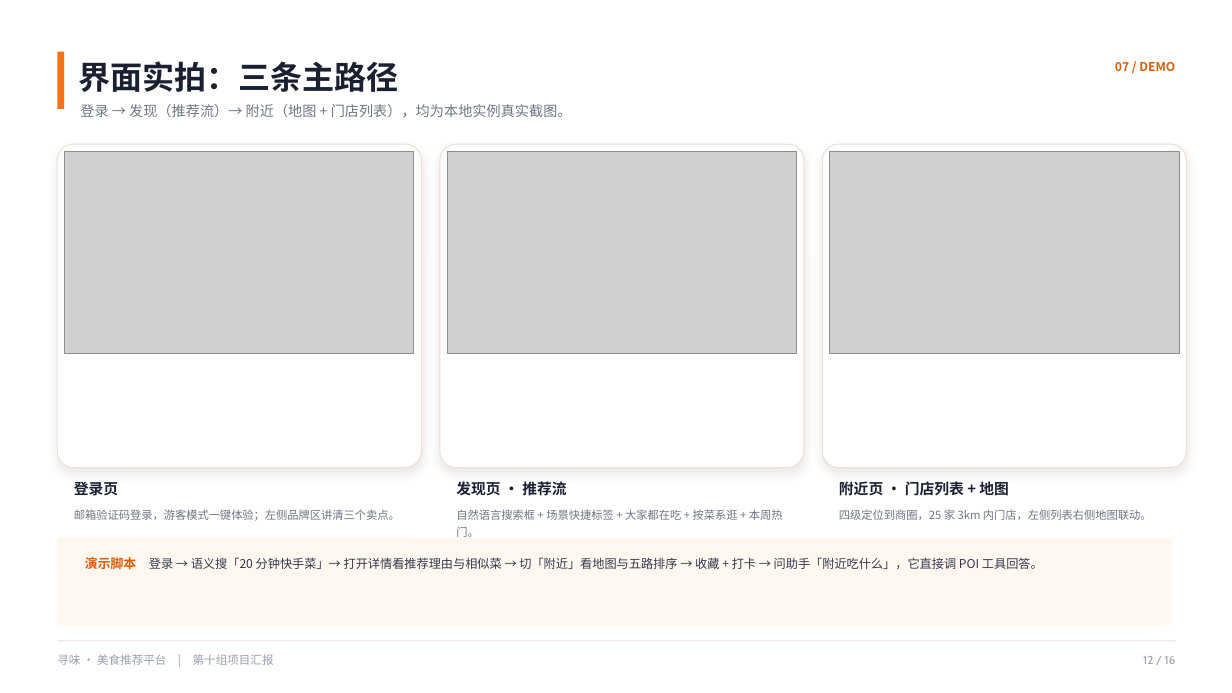
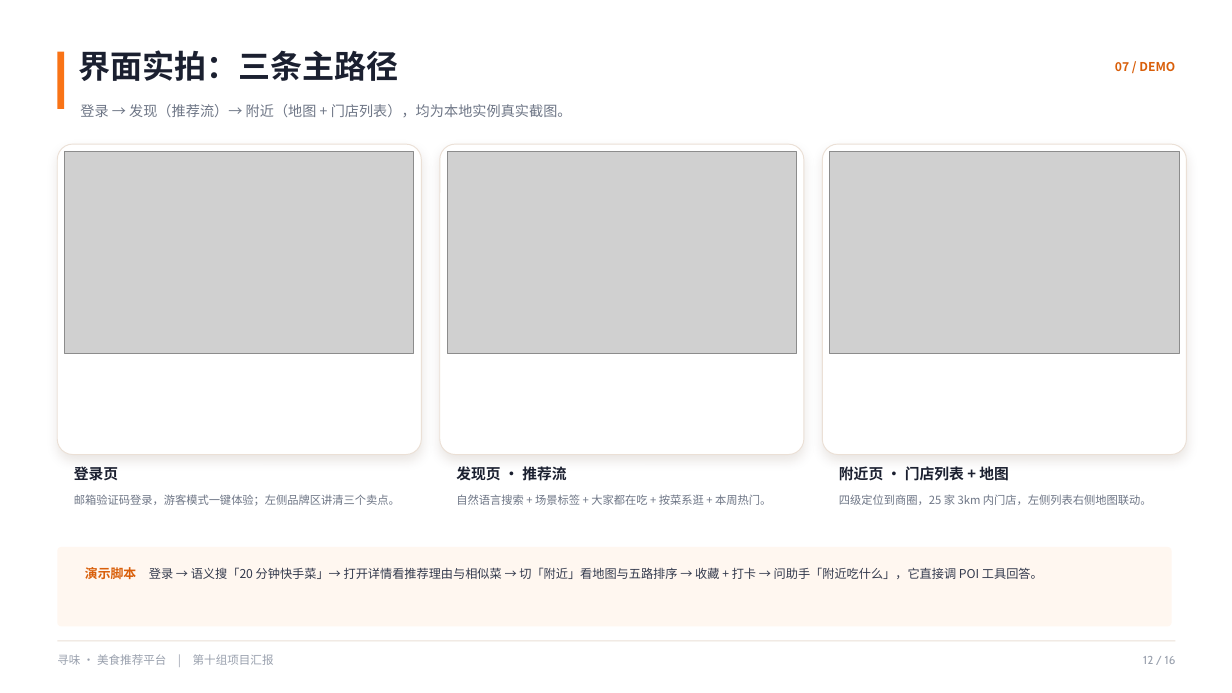
Before and after one commit to Drayee/foodrecommendationplatform, a slide deck: slide 12 of docs/寻味美食推荐平台-第十组-项目汇报.pptx. Drawn at 1232x693 pixels with LibreOffice and Linux fonts; fonts in the diff are those of the drawing; grey boxes stand for pictures. Boxes give left, top, right and bottom in pixels: in the first picture for what was removed or moved away, otherwise in the second. Text is boxed around its words. In the diff, an @@ line names an element or a change of style, - is before the commit and + after.

Commit message:
docs(ppt): 第十组项目汇报 PPT —— 版式微调与排版自检脚本
- 收紧页眉标题行距、加高目标页卡片，消除全部文本溢出
- 重排界面实拍页与两张表格，去除与底部说明条的重叠
- 新增 build_ppt/check_layout.py：用真实字体度量做溢出检测（0 告警）
- 新增 build_ppt/export_png.ps1：PowerPoint COM 导出逐页 PNG 供校验

```diff
--- a/docs/寻味美食推荐平台-第十组-项目汇报.pptx
+++ b/docs/寻味美食推荐平台-第十组-项目汇报.pptx
@@ text "界面实拍：三条主路径" at [79,50,399,81]: line spacing 1.28 to 1.05 @@
@@ rounded rectangle: place and size @@
-rounded rectangle at [57,144,421,468]
+rounded rectangle at [57,144,421,455]
@@ rounded rectangle: place and size @@
-rounded rectangle at [440,144,804,468]
+rounded rectangle at [440,144,804,455]
@@ shadow on in 3 elements at [57,144,421,455], [440,144,804,455], [823,144,1187,455] @@
@@ rounded rectangle: place and size @@
-rounded rectangle at [823,144,1187,468]
+rounded rectangle at [823,144,1187,455]
@@ 3 texts: place and size @@
-3 texts at [74,481,1009,498]
+3 texts at [74,466,1009,484]
@@ text "邮箱验证码登录，游客模式一键体验；左侧品牌区讲清三个卖点。": place and size @@
-text "邮箱验证码登录，游客模式一键体验；左侧品牌区讲清三个卖点。" at [74,509,400,521]
+text "邮箱验证码登录，游客模式一键体验；左侧品牌区讲清三个卖点。" at [74,494,400,506]
@@ text "邮箱验证码登录，游客模式一键体验；左侧品牌区讲清三个卖点。" at [74,494,400,506]: line spacing 1.28 to 1.26 @@
@@ text at [456,494,771,505]: text changed @@
-自然语言搜索框 + 场景快捷标签 + 大家都在吃 + 按菜系逛 + 本周热门。
+自然语言搜索 + 场景标签 + 大家都在吃 + 按菜系逛 + 本周热门。
@@ text "四级定位到商圈，25 家 3km 内门店，左侧列表右侧地图联动。" at [839,494,1152,505]: line spacing 1.28 to 1.26 @@
@@ text "四级定位到商圈，25 家 3km 内门店，左侧列表右侧地图联动。": place and size @@
-text "四级定位到商圈，25 家 3km 内门店，左侧列表右侧地图联动。" at [839,509,1152,520]
+text "四级定位到商圈，25 家 3km 内门店，左侧列表右侧地图联动。" at [839,494,1152,505]
@@ rounded rectangle: place and size @@
-rounded rectangle at [57,538,1172,626]
+rounded rectangle at [57,547,1172,627]
@@ text "演示脚本 登录 → 语义搜「20 分钟快手菜」→ ...": place and size @@
-text "演示脚本 登录 → 语义搜「20 分钟快手菜」→ ..." at [85,557,1043,569]
+text "演示脚本 登录 → 语义搜「20 分钟快手菜」→ ..." at [85,567,1043,579]
```
Also in this commit, not shown: 13 other slides changed, 3 other files.
